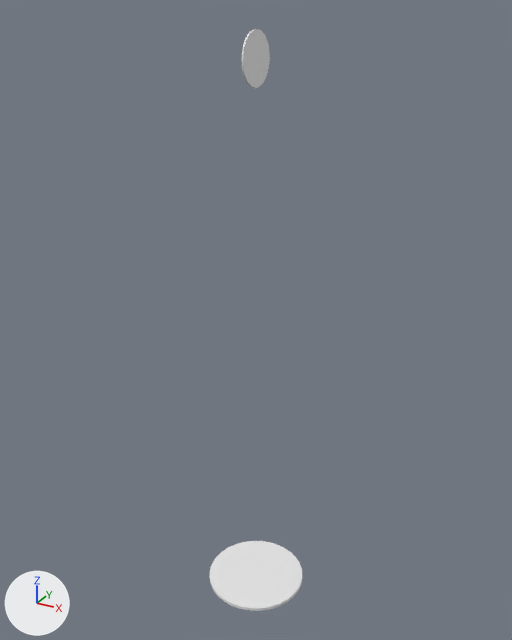
What one commit did to the Blender file Assets/Models/marker.blend.
One viewpoint serves both versions: a 50 mm lens placed at (5.71, -10.38, 6.57), pointed at (-0.1, 0.18, 1.29). Lighting does not change. The marker at lower left points along +X, +Y and +Z.

The scene before the commit, as lines of its bpy script (objects in view):
```python
me_cylinder = bpy.data.meshes.new('Cylinder')
me_cylinder.from_pydata(...)  # a 32-sided cylinder along z spanning x -1.0..1.0, y -1.0..1.0, z 0.0..0.07
me_cylinder_001 = bpy.data.meshes.new('Cylinder.001')
me_cylinder_001.from_pydata(...)  # a 32-sided cylinder along x spanning x -0.015..0.015, y -0.432..0.432, z 5.414..6.279
ob_cylinder = bpy.data.objects.new('Cylinder', me_cylinder)
ob_cylinder.location = (0.0, 0.0, -4.63)
ob_cylinder_001 = bpy.data.objects.new('Cylinder.001', me_cylinder_001)
ob_cylinder_001.location = (0.0, 0.0, 0.0)
```
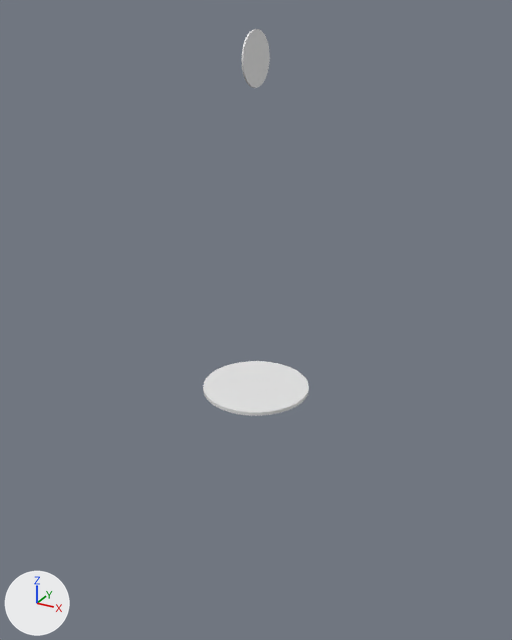
Edits to the bpy script that builds the scene:
```text
Change ob_cylinder:
    ob_cylinder.location: (0.0, 0.0, -4.63) -> (0.0, 0.0, 0.0)
```

Pixel boxes (x1, y1, x2, y2) of what changed, in the pictures (512 x 640 px):
'Cylinder', moved
    before: (210, 541, 302, 611)
    after: (203, 361, 309, 416)
